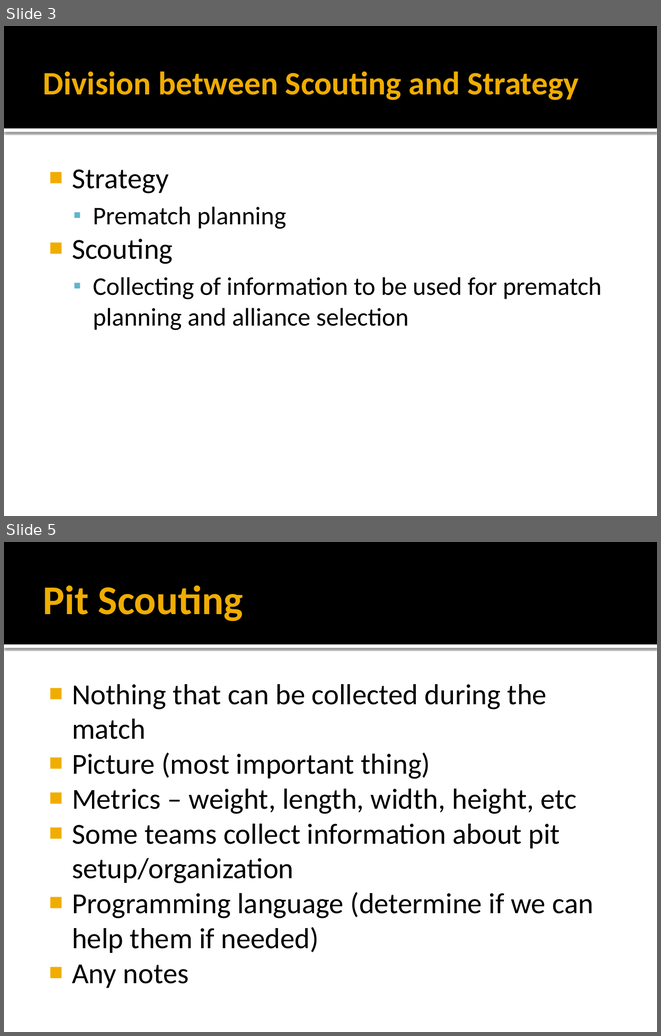
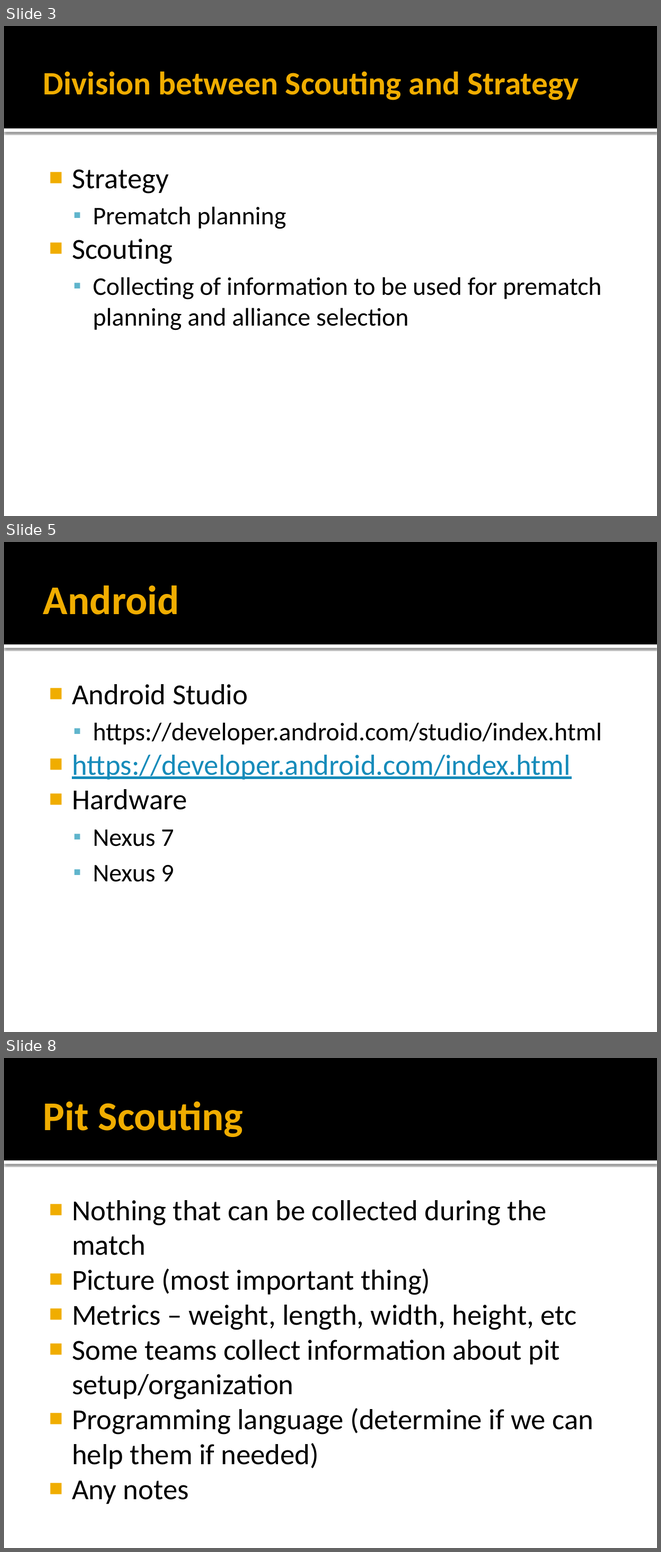
Before and after one commit to HVA-FRC-3824/AndroidLearning, a slide deck: Presentation.pptx. Shown one above the other, each under a label of ours: slides 3 and 5 before the commit, slides 3, 5 and 8 after it; the slides between them are not shown. The pictures are 661x1036 and 661x1552 pixels, drawn with LibreOffice and Linux fonts; fonts in the diff are those of the drawing. Boxes give left, top, right and bottom in pixels: in the first picture for what was removed or moved away, otherwise in the second. Text is boxed around its words. In the diff, an @@ line names an element or a change of style, - is before the commit and + after.

```diff
--- a/Presentation.pptx
+++ b/Presentation.pptx
@@ slide 5 added at <box>4,542,657,1032</box>, background #FFFFFF; not listed: 2 template elements that a slide beside it also shows @@
@@ title added at <box>43,585,179,615</box>, 45 pt, text #F0AD00, bold @@
+Android
@@ text added at <box>72,684,602,882</box>, 32 pt, text #000000 @@
+■ Android Studio
+  ▪ https://developer.android.com/studio/index.html
+■ https://developer.android.com/index.html
+■ Hardware
+  ▪ Nexus 7
+  ▪ Nexus 9
@@ what was slide 5 is now slide 8 @@
```
Also in this commit, not shown: 4 slides changed, 5 other slides added, 1 slide removed, 9 other files.
